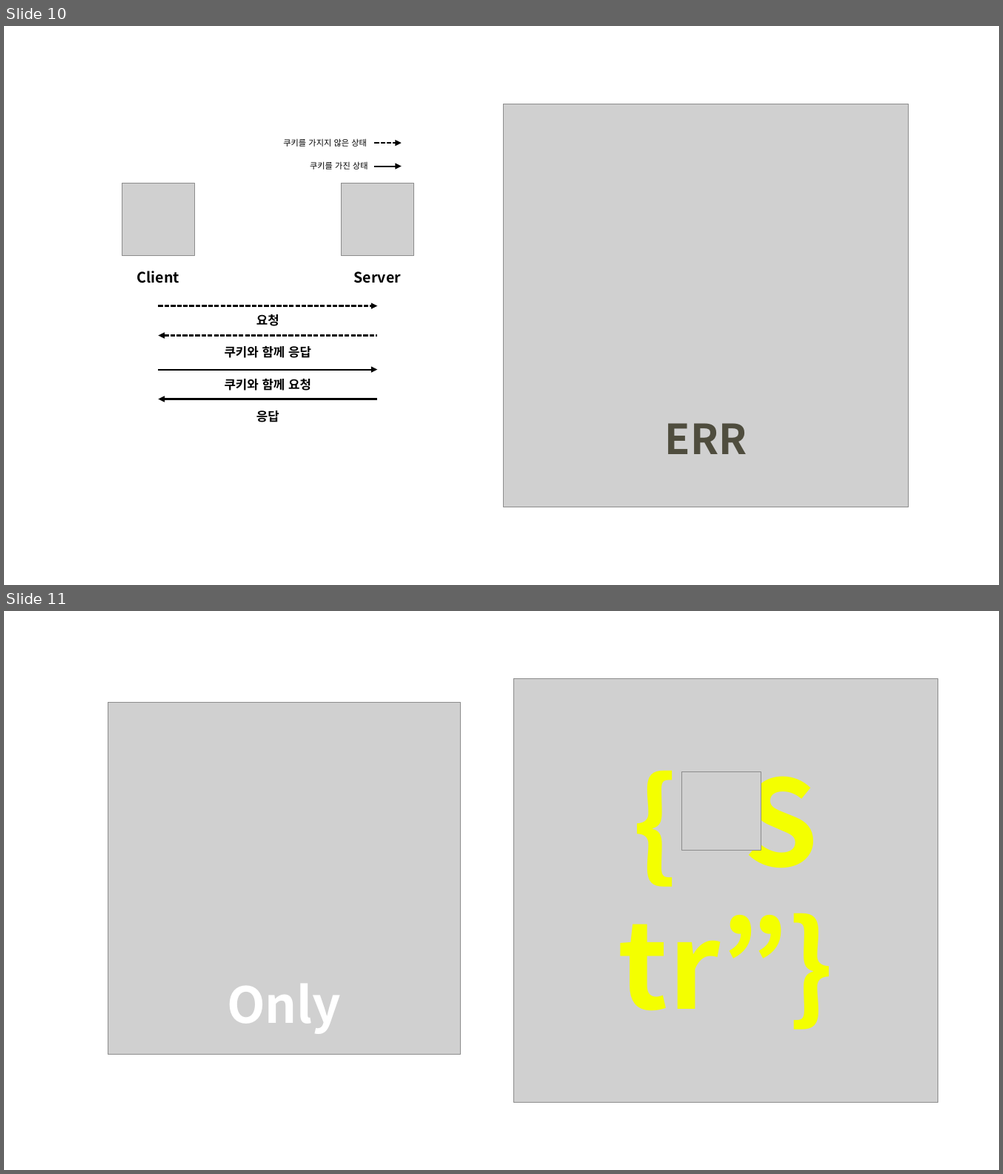
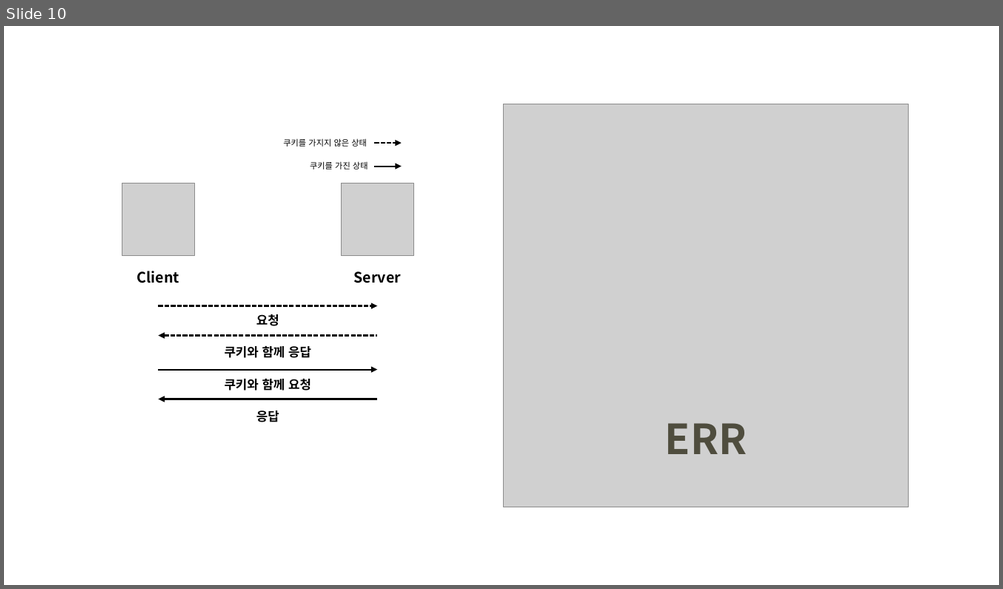
Before and after one commit to Seokhyeon-Park/icon-for-blog, a slide deck: icon.pptx. Shown one above the other, each under a label of ours: slides 10 and 11 before the commit, slide 10 after it. The pictures are 1003x1174 and 1003x589 pixels, drawn with LibreOffice and Linux fonts; fonts in the diff are those of the drawing; grey boxes stand for pictures. Boxes give left, top, right and bottom in pixels: in the first picture for what was removed or moved away, otherwise in the second. Text is boxed around its words. In the diff, an @@ line names an element or a change of style, - is before the commit and + after.

```diff
--- a/icon.pptx
+++ b/icon.pptx
@@ slide 11 removed at box(4, 611, 999, 1170), background #FFFFFF @@
@@ picture removed at box(514, 679, 937, 1102) @@
@@ picture removed at box(108, 703, 460, 1055) @@
@@ text removed at box(617, 770, 833, 1030) @@
-{“S tr”}
@@ picture removed at box(683, 772, 761, 851) @@
@@ text removed at box(227, 984, 341, 1034) @@
-Only
```
Also in this commit, not shown: 5 slides added, 1 other slide removed, 3 other files.
